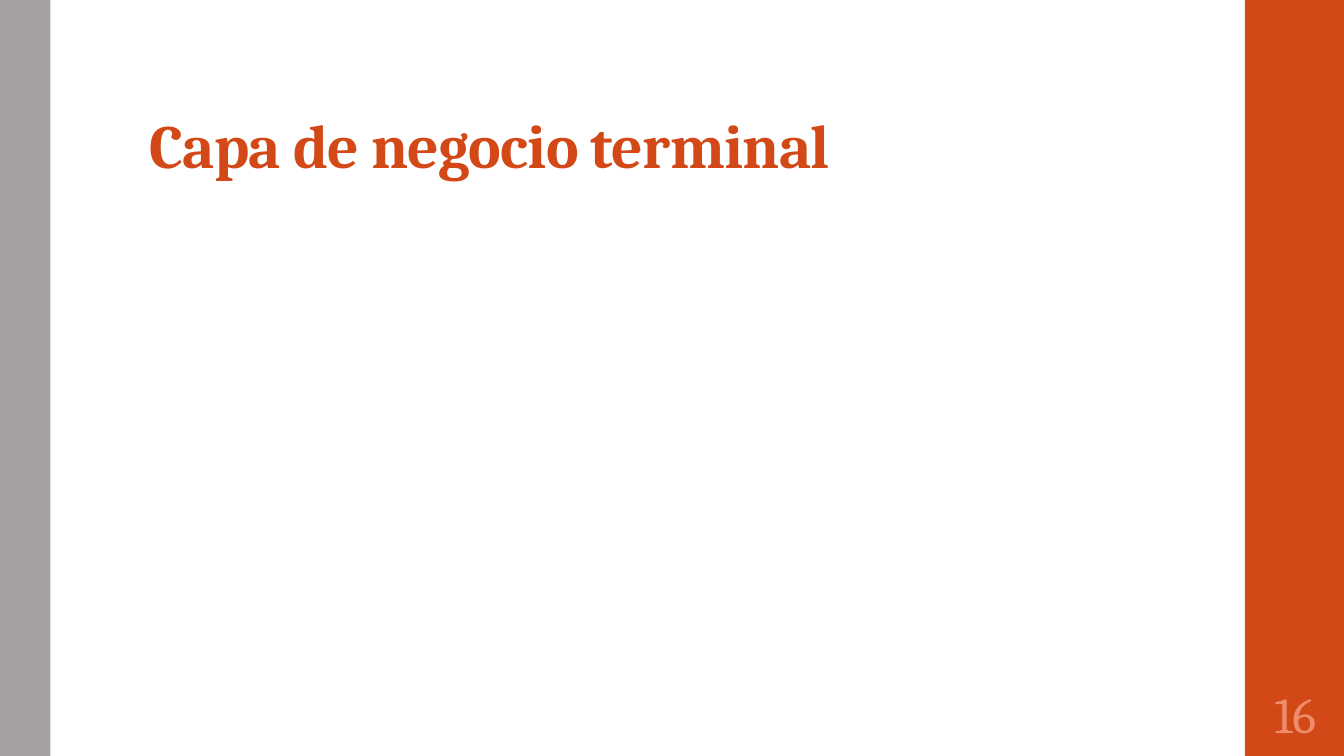
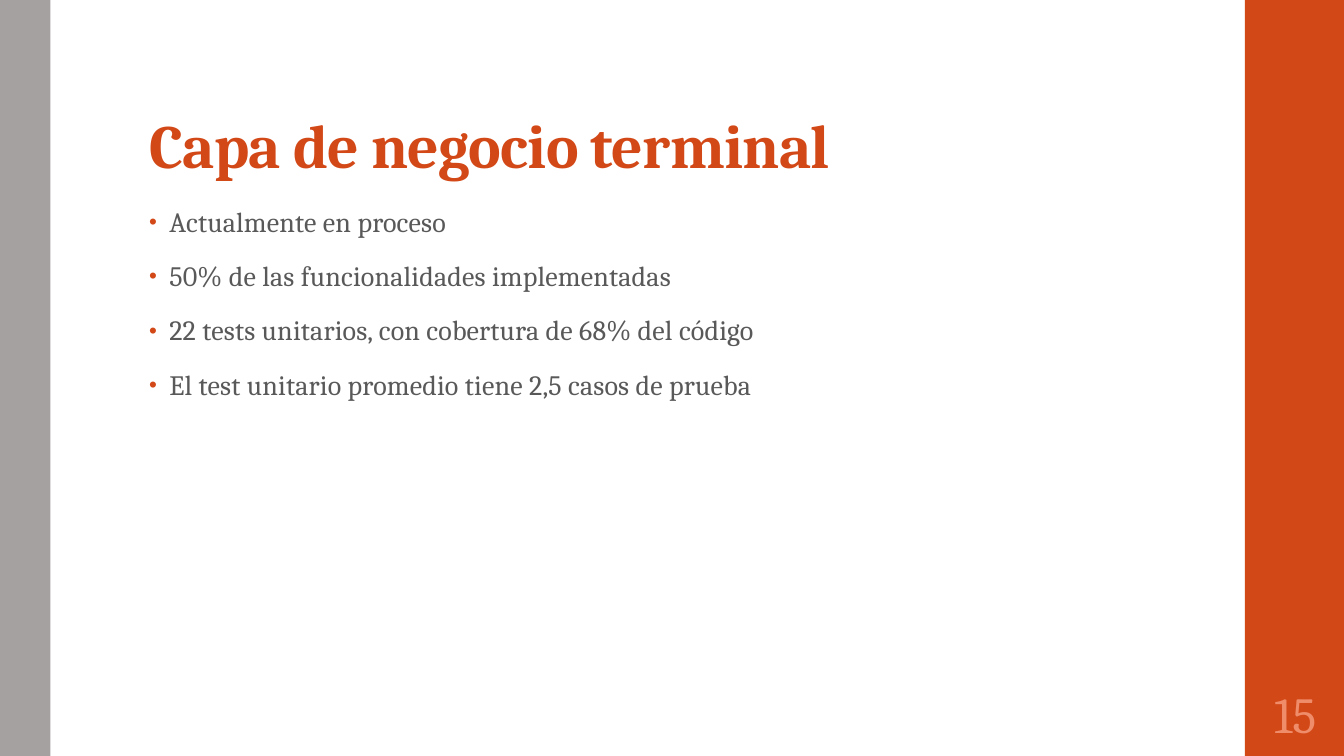
Before and after one commit to portafolio2016/hipocrates, a slide deck: slide 16 of Plantilla presentacion final.pptx (slide 17 before the commit). Drawn at 1344x756 pixels with LibreOffice and Linux fonts; fonts in the diff are those of the drawing. Boxes give left, top, right and bottom in pixels: in the first picture for what was removed or moved away, otherwise in the second. Text is boxed around its words. In the diff, an @@ line names an element or a change of style, - is before the commit and + after.

```diff
--- a/Plantilla presentacion final.pptx
+++ b/Plantilla presentacion final.pptx
@@ text added at (x1=169, y1=212, x2=753, y2=401), 20 pt, text #595959 @@
+• Actualmente en proceso
+• 50% de las funcionalidades implementadas
+• 22 tests unitarios, con cobertura de 68% del código
+• El test unitario promedio tiene 2,5 casos de prueba
@@ page number at (x1=1274, y1=699, x2=1316, y2=733): text changed @@
-16
+15
```
Also in this commit, not shown: 1 other slide changed.
